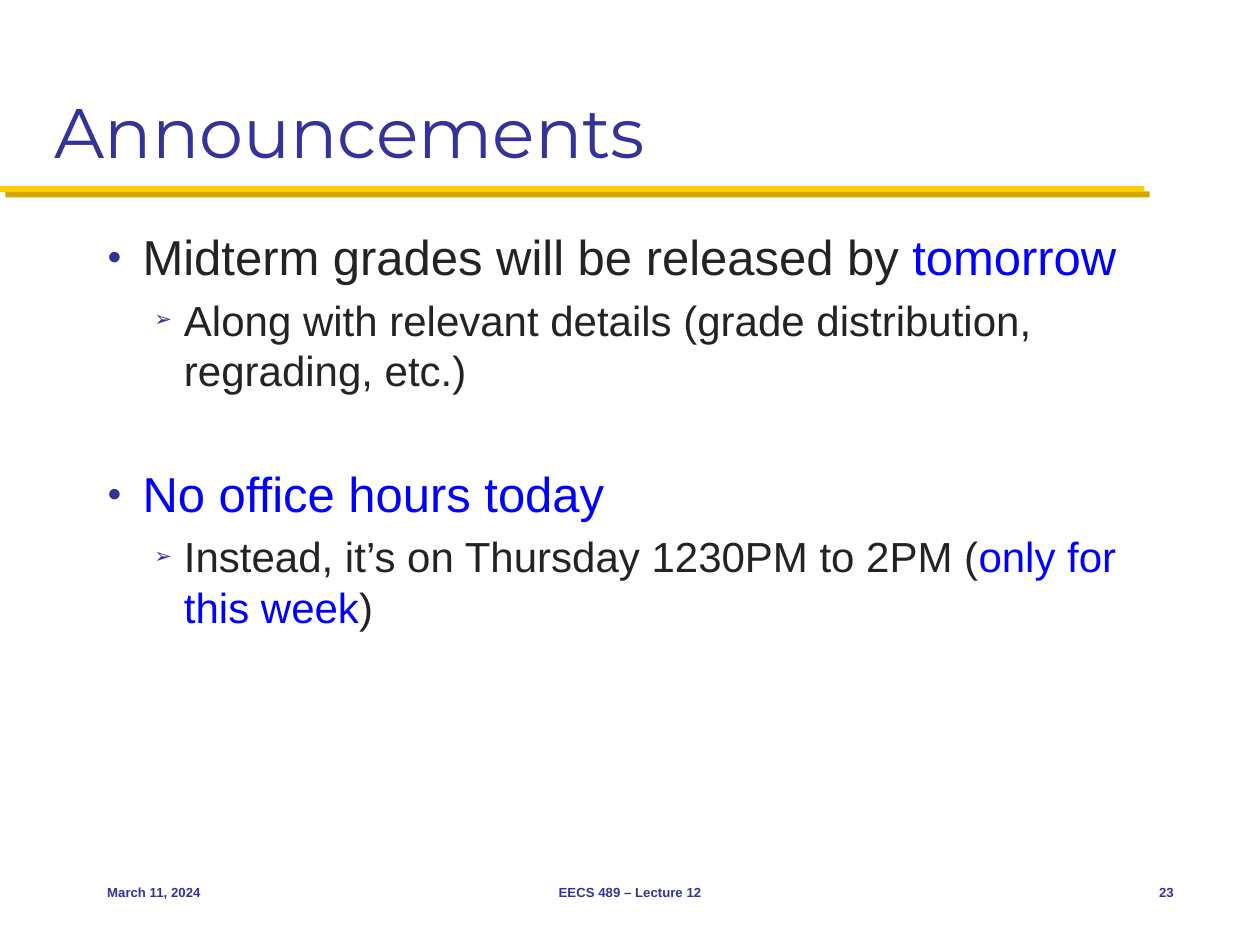
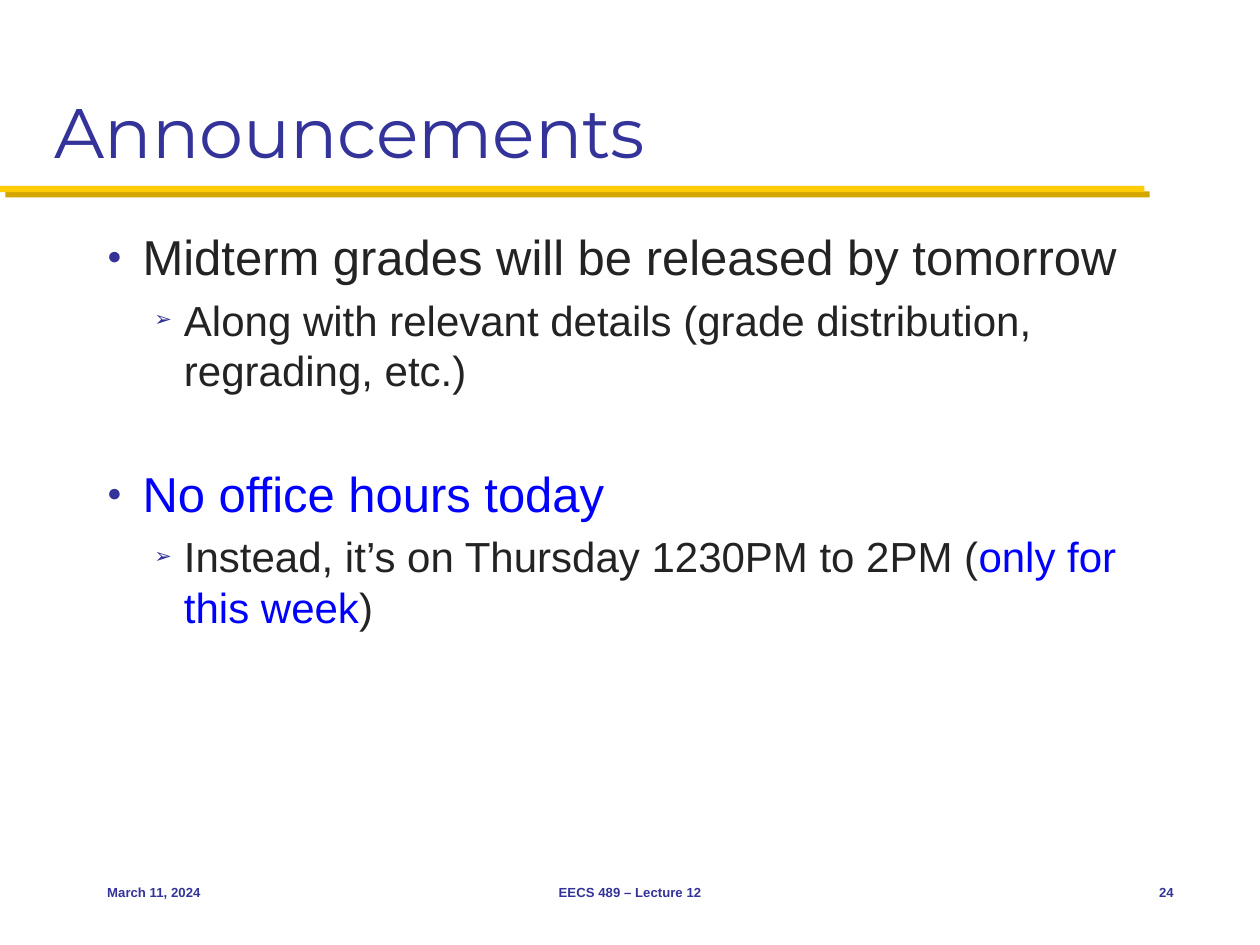
Before and after one commit to mosharaf/eecs489, a slide deck: slide 24 of Slides/031124.pptx (slide 23 before the commit). Drawn at 1260x945 pixels with LibreOffice and Linux fonts; fonts in the diff are those of the drawing. Boxes give left, top, right and bottom in pixels: in the first picture for what was removed or moved away, otherwise in the second. Text is boxed around its words. In the diff, an @@ line names an element or a change of style, - is before the commit and + after.

```diff
--- a/Slides/031124.pptx
+++ b/Slides/031124.pptx
@@ text at (x1=143, y1=239, x2=1116, y2=285): text colour #0000FF to #232323 in "tomorrow" @@
@@ page number at (x1=1159, y1=888, x2=1174, y2=897): text changed @@
-23
+24
```
Also in this commit, not shown: 1 slide added, 1 other file.
